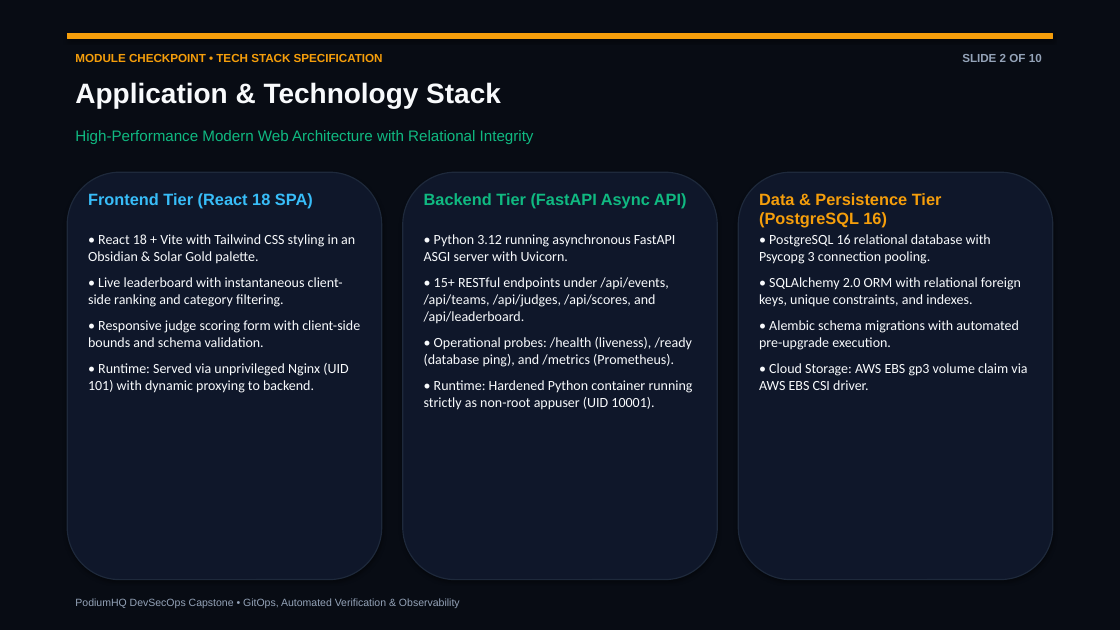
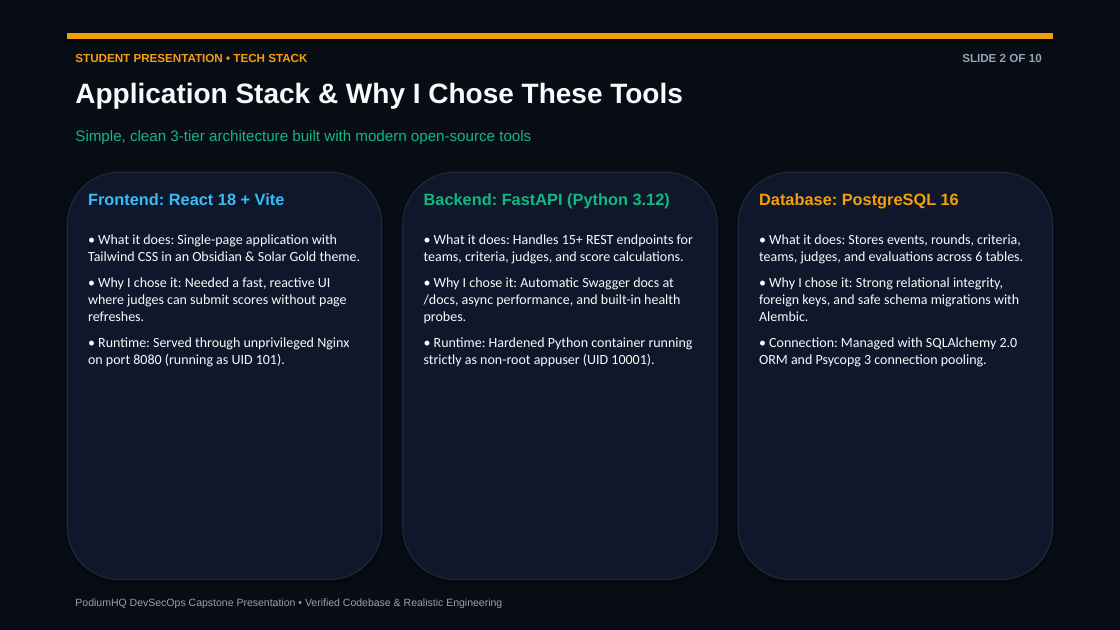
Before and after one commit to nandakishore-dasari/podiumHQ, a slide deck: slide 2 of demo/presentation.pptx. Drawn at 1120x630 pixels with LibreOffice and Linux fonts; fonts in the diff are those of the drawing. Boxes give left, top, right and bottom in pixels: in the first picture for what was removed or moved away, otherwise in the second. Text is boxed around its words. In the diff, an @@ line names an element or a change of style, - is before the commit and + after.

Commit message:
docs(presentation): personalize slides with student credentials (D.N.Nanda kishore, Roll: 10024, Batch: A) [skip ci]

```diff
--- a/demo/presentation.pptx
+++ b/demo/presentation.pptx
@@ text at box(75, 54, 307, 62): text changed @@
-MODULE CHECKPOINT • TECH STACK SPECIFICATION
+STUDENT PRESENTATION • TECH STACK
@@ text at box(75, 82, 683, 108): text changed @@
-Application & Technology Stack
+Application Stack & Why I Chose These Tools
@@ text at box(75, 130, 531, 144): text changed @@
-High-Performance Modern Web Architecture with Relational Integrity
+Simple, clean 3-tier architecture built with modern open-source tools
@@ text at box(88, 193, 285, 205): text changed @@
-Frontend Tier (React 18 SPA)
+Frontend: React 18 + Vite
@@ text at box(424, 193, 670, 208): text changed @@
-Backend Tier (FastAPI Async API)
+Backend: FastAPI (Python 3.12)
@@ text at box(759, 193, 959, 208): text changed @@
-Data & Persistence Tier (PostgreSQL 16)
+Database: PostgreSQL 16
@@ text at box(88, 234, 361, 367): text changed @@
-• React 18 + Vite with Tailwind CSS styling in an Obsidian & Solar Gold palette.
-• Live leaderboard with instantaneous client-side ranking and category filtering.
-• Responsive judge scoring form with client-side bounds and schema validation.
-• Runtime: Served via unprivileged Nginx (UID 101) with dynamic proxying to backend.
+• What it does: Single-page application with Tailwind CSS in an Obsidian & Solar Gold theme.
+• Why I chose it: Needed a fast, reactive UI where judges can submit scores without page refreshes.
+• Runtime: Served through unprivileged Nginx on port 8080 (running as UID 101).
@@ text at box(424, 234, 693, 323): text changed @@
-• Python 3.12 running asynchronous FastAPI ASGI server with Uvicorn.
-• 15+ RESTful endpoints under /api/events, /api/teams, /api/judges, /api/scores, and /api/leaderboard.
-• Operational probes: /health (liveness), /ready (database ping), and /metrics (Prometheus).
+• What it does: Handles 15+ REST endpoints for teams, criteria, judges, and score calculations.
+• Why I chose it: Automatic Swagger docs at /docs, async performance, and built-in health probes.
@@ text at box(759, 234, 1024, 367): text changed @@
-• PostgreSQL 16 relational database with Psycopg 3 connection pooling.
-• SQLAlchemy 2.0 ORM with relational foreign keys, unique constraints, and indexes.
-• Alembic schema migrations with automated pre-upgrade execution.
-• Cloud Storage: AWS EBS gp3 volume claim via AWS EBS CSI driver.
+• What it does: Stores events, rounds, criteria, teams, judges, and evaluations across 6 tables.
+• Why I chose it: Strong relational integrity, foreign keys, and safe schema migrations with Alembic.
+• Connection: Managed with SQLAlchemy 2.0 ORM and Psycopg 3 connection pooling.
@@ text at box(75, 598, 502, 608): text changed @@
-PodiumHQ DevSecOps Capstone • GitOps, Automated Verification & Observability
+PodiumHQ DevSecOps Capstone Presentation • Verified Codebase & Realistic Engineering
```
Also in this commit, not shown: 9 other slides changed, 3 other files.
